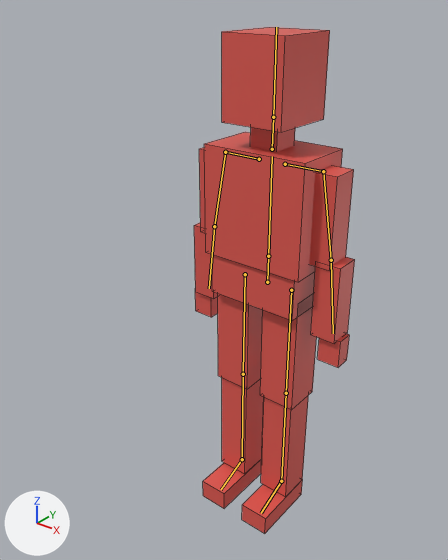
A saved change to the FBX model Auvra/project/templates/arena/assets/enemy.fbx.
One viewpoint serves both versions: a 50 mm lens placed at (1.105, -1.628, 1.908), pointed at (-0.026, -0.214, 1.031). Lighting does not change. The marker at lower left points along +X, +Y and +Z. The picture after the commit comes second. The bones that change, and the others that lie on the model, are drawn over the model as lines. Mesh edges are drawn as thin lines.

Names of what the first picture shows: 'Guard'.
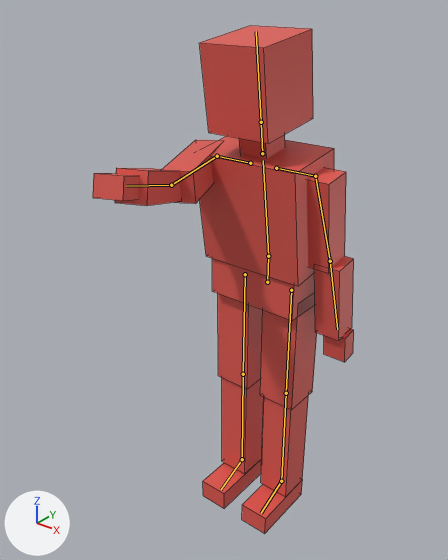
The newer file adds an action. The first version stands in its rest pose; the second is drawn at frame 5 of the action 'Armature|Attack'.

The change in detail:
Bone 'Spine' (bone_spine) turns from (0, 0, 0) to (8, 0, 0) degrees about its own x, y and z.
Bone 'RightArm' (bone_rightarm) turns from (0, 0, 0) to (-95, 0, 0) degrees about its own x, y and z.
Bone 'RightForeArm' (bone_rightforearm) turns from (0, 0, 0) to (-20, 0, 0) degrees about its own x, y and z.

Pixel boxes (x1, y1, x2, y2) of what changed, in the pictures (448 x 560 px):
'Guard', posed (62% wider): before (194, 27, 355, 534); after (93, 26, 354, 534)
bone 'Spine', root to tip: before (268, 256) to (272, 156); after (268, 256) to (263, 160)
bone 'RightArm', root to tip: before (225, 152) to (214, 226); after (217, 156) to (171, 185)
bone 'RightForeArm', root to tip: before (214, 226) to (209, 288); after (171, 185) to (126, 186)
